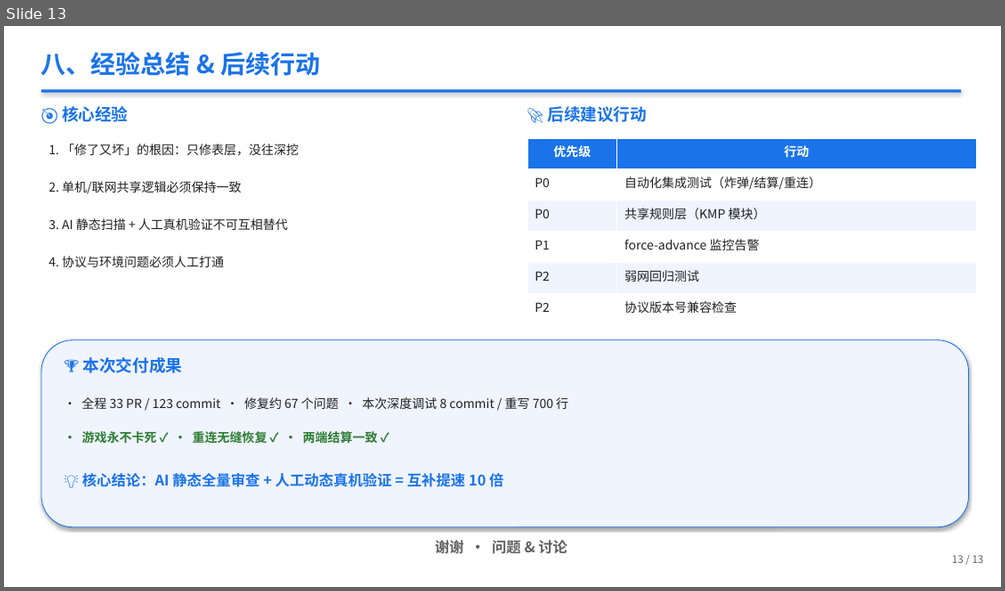
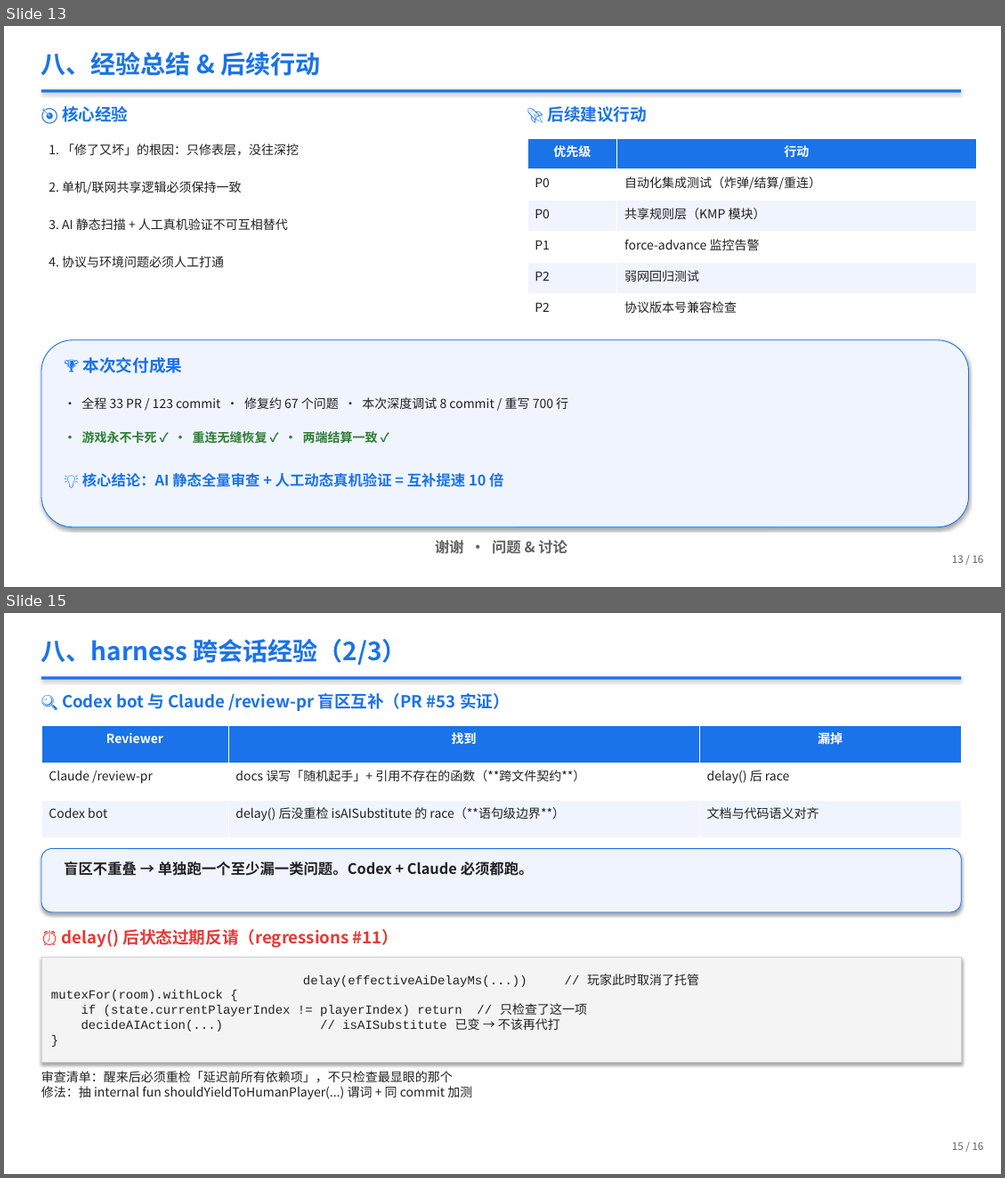
Before and after one commit to berming/AndroidAPP, a slide deck: docs/dev_summary.pptx. Shown one above the other, each under a label of ours: slide 13 before the commit, slides 13 and 15 after it; the slides between them are not shown. The pictures are 1005x591 and 1005x1178 pixels, drawn with LibreOffice and Linux fonts; fonts in the diff are those of the drawing. Boxes give left, top, right and bottom in pixels: in the first picture for what was removed or moved away, otherwise in the second. Text is boxed around its words. In the diff, an @@ line names an element or a change of style, - is before the commit and + after.

```diff
--- a/docs/dev_summary.pptx
+++ b/docs/dev_summary.pptx
@@ slide 15 added at (4, 613, 1001, 1174), background #FFFFFF @@
@@ text added at (41, 639, 407, 665), 24 pt, text #1A73E8, bold @@
+八、harness 跨会话经验（2/3）
@@ rectangle added at (41, 676, 961, 680), fill #1A73E8 @@
@@ text added at (62, 693, 510, 711), 16 pt, text #1A73E8, bold @@
+🔍 Codex bot 与 Claude /review-pr 盲区互补（PR #53 实证）
@@ table added at (41, 725, 961, 837), 3 rows, 3 columns @@
+Reviewer | 找到 | 漏掉
+Claude /review-pr | docs 误写「随机起手」+ 引用不存在的函数（**跨文件契约**） | delay() 后 race
+Codex bot | delay() 后没重检 isAISubstitute 的 race（**语句级边界**） | 文档与代码语义对齐
@@ rounded rectangle added at (41, 849, 961, 912), fill #F0F4FF, outline #1A73E8 0.75 pt @@
@@ text added at (64, 861, 534, 876), 14 pt, text #202020, bold @@
+盲区不重叠 → 单独跑一个至少漏一类问题。Codex + Claude 必须都跑。
@@ text added at (62, 929, 399, 948), 16 pt, text #E53935, bold @@
+⏰ delay() 后状态过期反请（regressions #11）
@@ rectangle added at (41, 957, 961, 1062), fill #F4F4F4, outline #D0D0D0 0.75 pt, 12 pt, text #202020 @@
+delay(effectiveAiDelayMs(...)) // 玩家此时取消了托管
+mutexFor(room).withLock {
+if (state.currentPlayerIndex != playerIndex) return // 只检查了这一项
+decideAIAction(...) // isAISubstitute 已变 → 不该再代打
+}
@@ text added at (41, 1070, 472, 1100), 12 pt, text #202020 @@
+审查清单：醒来后必须重检「延迟前所有依赖项」，不只检查最显眼的那个
+修法：抽 internal fun shouldYieldToHumanPlayer(...) 谓词 + 同 commit 加测
@@ text added at (952, 1142, 984, 1150), 10 pt, text #606060 @@
+15 / 16
@@ slide 13 changed as well @@
@@ text at (952, 555, 984, 563): text changed @@
-13 / 13
+13 / 16
```
Also in this commit, not shown: 11 other slides changed, 2 other slides added, 2 other files.
